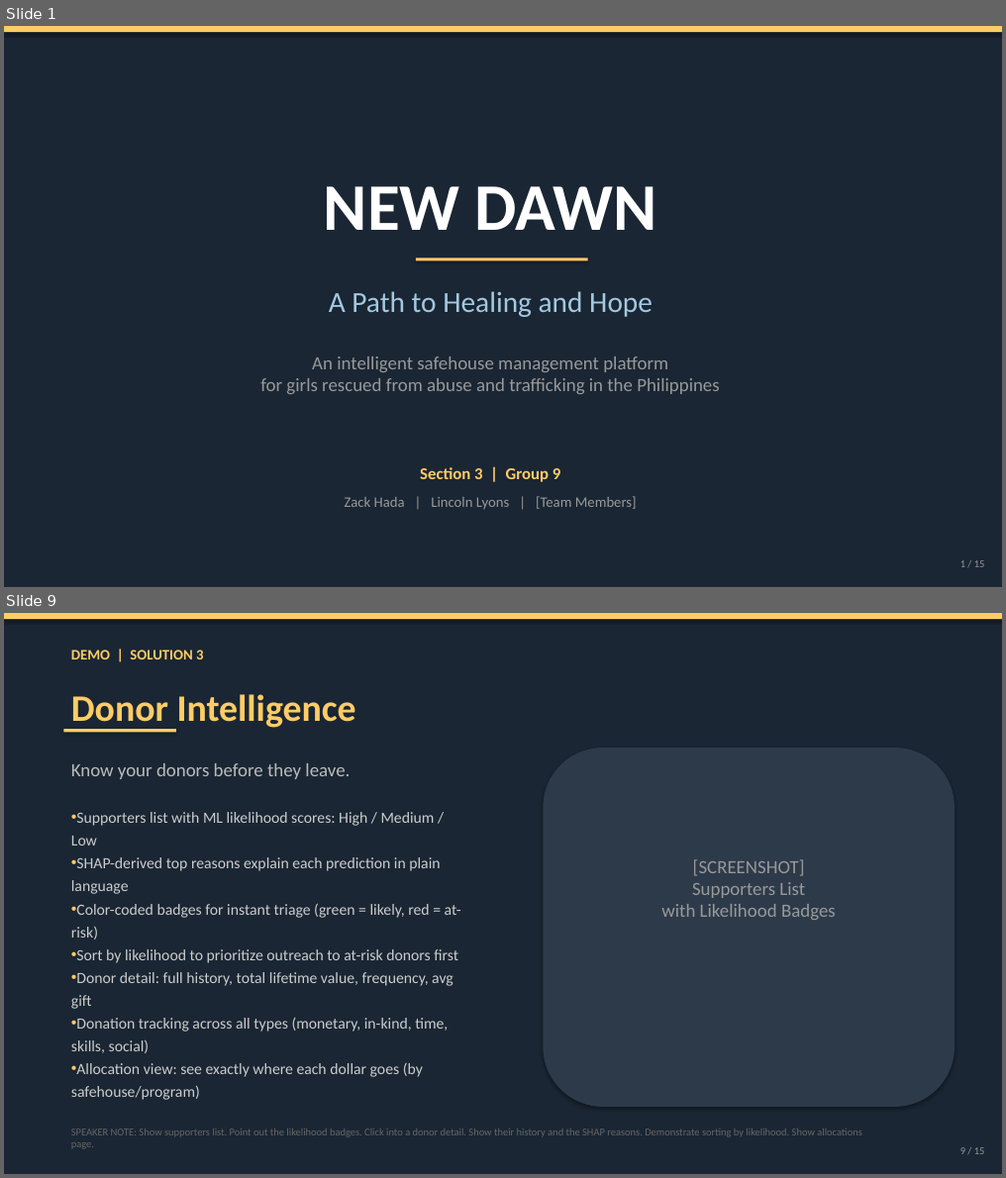
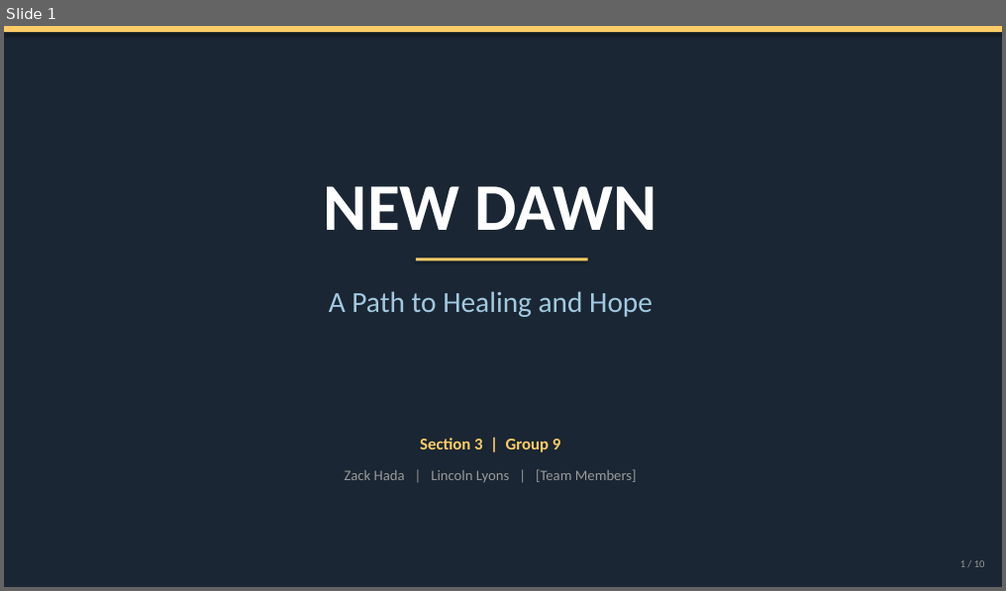
Before and after one commit to linklyns/New-Dawn, a slide deck: presentation/New_Dawn_Presentation.pptx. Shown one above the other, each under a label of ours: slides 1 and 9 before the commit, slide 1 after it; the slides between them are not shown. The pictures are 1006x1178 and 1006x591 pixels, drawn with LibreOffice and Linux fonts; fonts in the diff are those of the drawing. Boxes give left, top, right and bottom in pixels: in the first picture for what was removed or moved away, otherwise in the second. Text is boxed around its words. In the diff, an @@ line names an element or a change of style, - is before the commit and + after.

```diff
--- a/presentation/New_Dawn_Presentation.pptx
+++ b/presentation/New_Dawn_Presentation.pptx
@@ slide 9 removed at box(4, 613, 1002, 1174), background #1A2633 @@
@@ rectangle removed at box(4, 613, 1002, 619) @@
@@ text removed at box(71, 650, 203, 660) @@
-DEMO | SOLUTION 3
@@ text removed at box(71, 694, 356, 730) @@
-Donor Intelligence
@@ rectangle removed at box(63, 729, 176, 732) @@
@@ rounded rectangle removed at box(543, 748, 954, 1107) @@
@@ text removed at box(71, 763, 350, 779) @@
-Know your donors before they leave.
@@ text removed at box(71, 812, 461, 1100) @@
-• Supporters list with ML likelihood scores: High / Medium / Low
-• SHAP-derived top reasons explain each prediction in plain language
-• Color-coded badges for instant triage (green = likely, red = at-risk)
-• Sort by likelihood to prioritize outreach to at-risk donors first
-• Donor detail: full history, total lifetime value, frequency, avg gift
-• Donation tracking across all types (monetary, in-kind, time, skills, social)
-• Allocation view: see exactly where each dollar goes (by safehouse/program)
@@ text removed at box(661, 860, 836, 920) @@
-[SCREENSHOT]
-Supporters List
-with Likelihood Badges
@@ text removed at box(71, 1129, 862, 1150) @@
-SPEAKER NOTE: Show supporters list. Point out the likelihood badges. Click into a donor detail. Show their history and the SHAP reasons. Demonstrate sorting by likelihood. Show allocations page.
@@ text removed at box(960, 1148, 985, 1155) @@
-9 / 15
@@ slide 1 changed as well @@
@@ text removed at box(260, 357, 719, 394) @@
-An intelligent safehouse management platform
-for girls rescued from abuse and trafficking in the Philippines
@@ text "Section 3 | Group 9": place and size @@
-text "Section 3 | Group 9" at box(420, 468, 560, 482)
+text "Section 3 | Group 9" at box(420, 438, 560, 453)
@@ text "Zack Hada | Lincoln Lyons ...": place and size @@
-text "Zack Hada | Lincoln Lyons ..." at box(345, 496, 637, 509)
+text "Zack Hada | Lincoln Lyons ..." at box(345, 470, 637, 482)
```
Also in this commit, not shown: 6 other slides changed, 3 slides added, 7 other slides removed, 1 other file.
